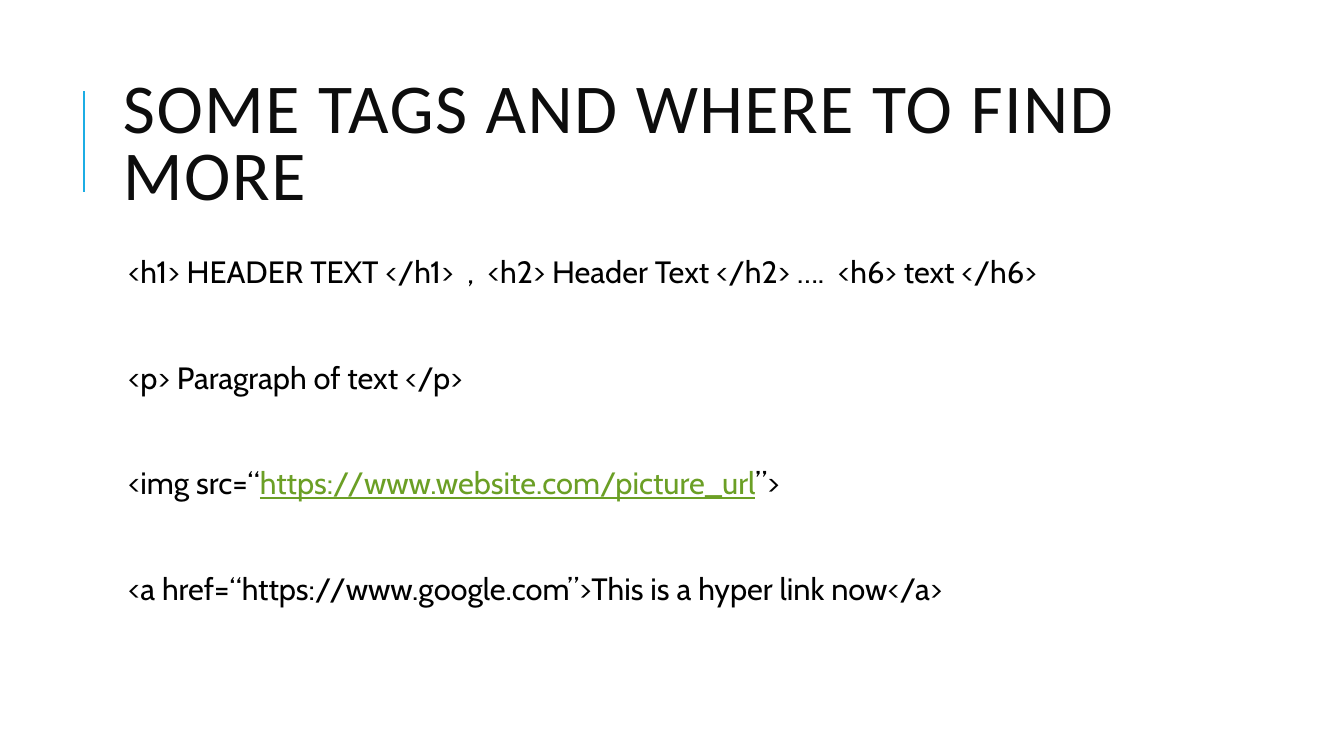
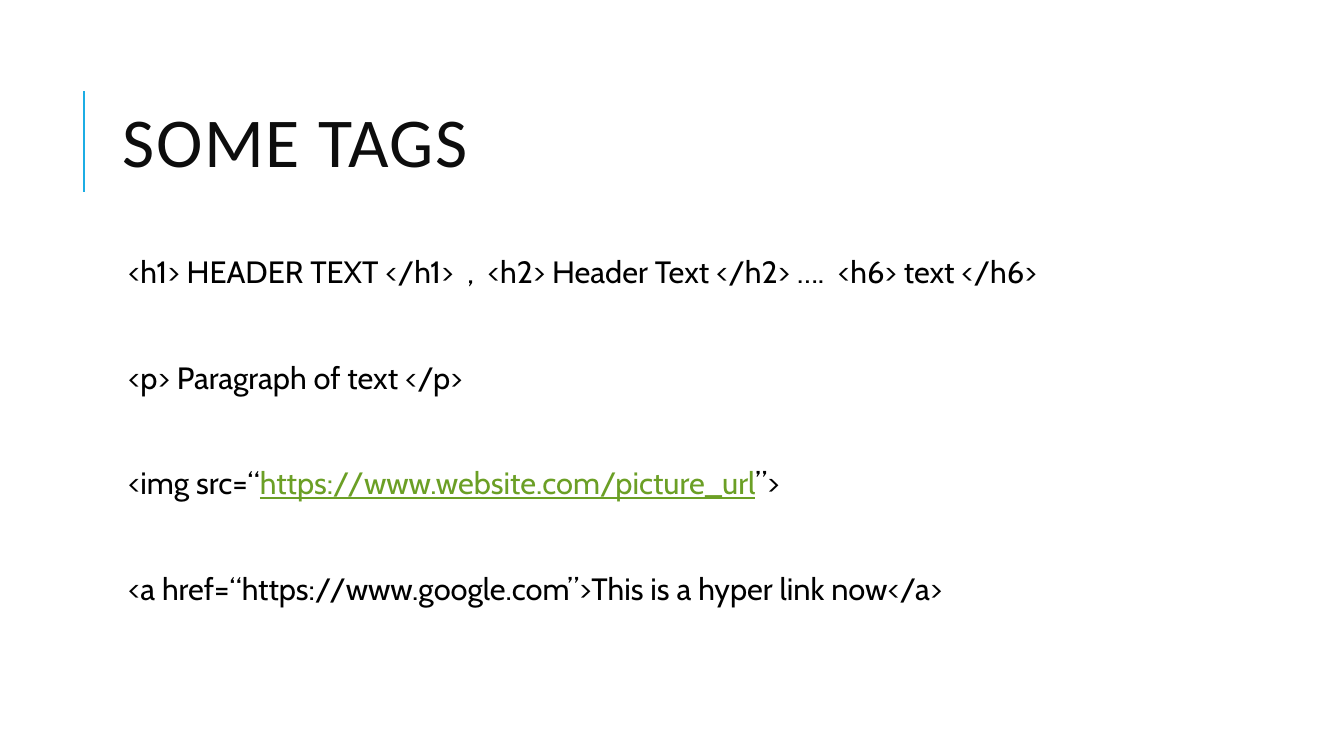
Before and after one commit to Will-Guthrie/HTML-Presentation, a slide deck: slide 8 of HTML and CSS.pptx. Drawn at 1344x756 pixels with LibreOffice and Linux fonts; fonts in the diff are those of the drawing. Boxes give left, top, right and bottom in pixels: in the first picture for what was removed or moved away, otherwise in the second. Text is boxed around its words. In the diff, an @@ line names an element or a change of style, - is before the commit and + after.

```diff
--- a/HTML and CSS.pptx
+++ b/HTML and CSS.pptx
@@ title at [123, 121, 467, 168]: text changed @@
-SOME TAGS AND WHERE TO FIND MORE
+SOME TAGS
```
Also in this commit, not shown: 4 other slides changed, 10 slides added, 1 slide removed.
